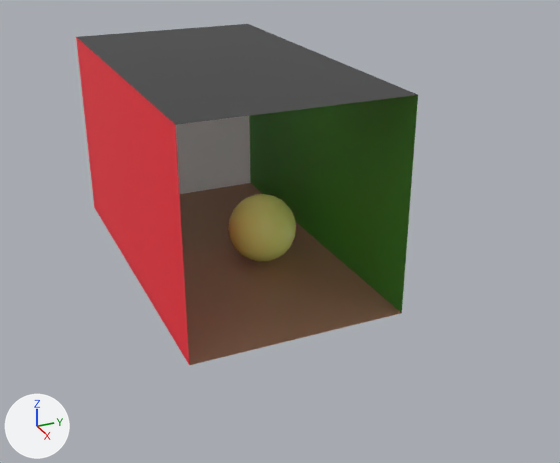
The OBJ model models/room.obj, before and after one commit.
Both versions are drawn from a 50 mm camera at (13.96, -5.05, 7.28) aimed at (1.26, 0.66, 0.93). Lighting does not change. The marker at lower left points along +X, +Y and +Z. Where no turn or scale is listed for an object, it has been applied to the vertices.

In view in the first picture: 'Cube.001_Cube.002', 'Cube.002_Cube.003', 'Cube.004_Cube.005', 'Cube.005_Cube.006', 'Cube_Cube.001', 'Icosphere'.
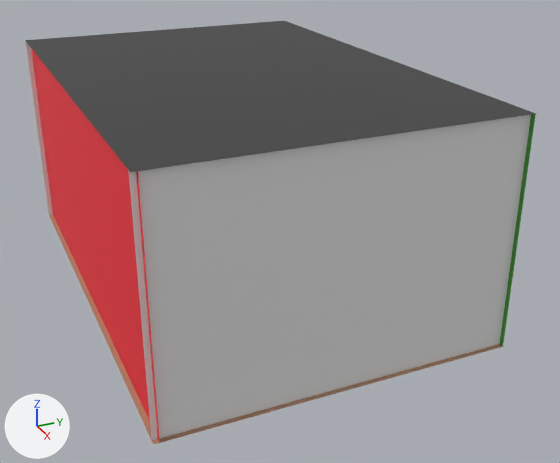
Pixel boxes [x1, y1, x2, y2] of what changed, in the pictures (560 x 463 px):
'Cube.005_Cube.001', added: after [128, 115, 531, 441]
'Cube.001_Cube.002', reshaped (50% wider, 49% taller): before [77, 24, 418, 125]; after [25, 21, 536, 172]
'Cube.002_Cube.003', reshaped (14% wider, 20% taller): before [76, 37, 189, 364]; after [31, 48, 160, 442]
'Cube.004_Cube.005', reshaped: before [249, 95, 418, 313]; after [500, 114, 536, 346]
'Cube.005_Cube.006', reshaped: before [176, 116, 251, 194]; after [26, 42, 53, 215]
'Cube_Cube.002', reshaped (not visible before): after [49, 214, 504, 445]
part 5 of me_cube_cube_001, deleted (brown): before [180, 183, 401, 365]
'Icosphere', unchanged, covered by the edit: before [228, 194, 296, 261]

Edits to the bpy script that builds the scene:
```text
Change me_cube_001_cube_002:
    where me_cube_001_cube_002.from_pydata(...)  # 4 vertices, 2 faces; spans x -3.65..3.65, y -2.03..2.03, z 4.08
    me_cube_001_cube_002 part 1
    me_cube_001_cube_002.vertices[0].co: (-3.65, 2.03, 4.08) -> (-3.7, 3.02, 4.08)  # pixel (247, 23) -> pixel (284, 20)
    me_cube_001_cube_002.vertices[1].co: (3.65, 2.03, 4.08) -> (5.3, 3.02, 4.08)  # pixel (418, 94) -> pixel (536, 113)
    me_cube_001_cube_002.vertices[2].co: (3.65, -2.03, 4.08) -> (5.3, -3.1, 4.08)  # pixel (175, 124) -> pixel (130, 172)
    me_cube_001_cube_002.vertices[3].co: (-3.65, -2.03, 4.08) -> (-3.7, -3.1, 4.08)  # pixel (76, 37) -> pixel (25, 40)
Change me_cube_002_cube_003:
    where me_cube_002_cube_003.from_pydata(...)  # 4 vertices, 2 faces; spans x -3.65..3.65, y -2.03, z 0.02..4.08
    me_cube_002_cube_003 part 2
    me_cube_002_cube_003.vertices[0].co: (3.65, -2.03, 4.08) -> (5.3, -3.01, 4.08)  # pixel (175, 124) -> pixel (137, 171)
    me_cube_002_cube_003.vertices[1].co: (3.65, -2.03, 0.02) -> (5.3, -3.01, 0.02)  # pixel (189, 365) -> pixel (159, 442)
    me_cube_002_cube_003.vertices[2].co: (-3.65, -2.03, 0.02) -> (-3.7, -3.01, 0.02)  # pixel (94, 207) -> not seen
    me_cube_002_cube_003.vertices[3].co: (-3.65, -2.03, 4.08) -> (-3.7, -3.01, 4.08)  # pixel (76, 37) -> pixel (29, 40)
Change me_cube_004_cube_005:
    where me_cube_004_cube_005.from_pydata(...)  # 4 vertices, 2 faces; spans x -3.65..3.65, y 2.03, z 0.02..4.08
    me_cube_004_cube_005 part 3
    me_cube_004_cube_005.vertices[0].co: (-3.65, 2.03, 4.08) -> (-3.7, 3.0, 4.08)  # pixel (247, 23) -> pixel (283, 20)
    me_cube_004_cube_005.vertices[1].co: (-3.65, 2.03, 0.02) -> (-3.7, 3.0, 0.02)  # pixel (250, 182) -> not seen
    me_cube_004_cube_005.vertices[2].co: (3.65, 2.03, 0.02) -> (5.3, 3.0, 0.02)  # pixel (401, 313) -> pixel (502, 346)
    me_cube_004_cube_005.vertices[3].co: (3.65, 2.03, 4.08) -> (5.3, 3.0, 4.08)  # pixel (418, 94) -> pixel (535, 113)
Change me_cube_005_cube_006:
    where me_cube_005_cube_006.from_pydata(...)  # 4 vertices, 2 faces; spans x -3.65, y -2.03..2.03, z 0.02..4.08
    me_cube_005_cube_006 part 4
    me_cube_005_cube_006.vertices[0].co: (-3.65, -2.03, 4.08) -> (-3.65, -3.1, 4.08)  # pixel (76, 37) -> pixel (25, 40)
    me_cube_005_cube_006.vertices[1].co: (-3.65, -2.03, 0.02) -> (-3.65, -3.1, 0.02)  # pixel (94, 207) -> pixel (48, 214)
    me_cube_005_cube_006.vertices[2].co: (-3.65, 2.03, 0.02) -> (-3.65, 3.02, 0.02)  # pixel (250, 182) -> not seen
    me_cube_005_cube_006.vertices[3].co: (-3.65, 2.03, 4.08) -> (-3.65, 3.02, 4.08)  # pixel (247, 23) -> pixel (285, 21)
Change me_cube_cube_001:
    where me_cube_cube_001.from_pydata(...)  # 4 vertices, 2 faces; spans x -3.65..3.65, y -2.03..2.03, z 0.02
    verts and faces of me_cube_cube_001; kept vertices keep their numbers, new ones are numbered from 4
    remove me_cube_cube_001.materials.append(mat_material_004)  # brown #af866a
    me_cube_cube_001 part 5
    add delete_vertices([*range(0, 4)])  # with the faces that use them
    add me_cube_cube_001.materials.append(mat_material_008)  # white #ffffff
Change me_cube_cube_002:
    where me_cube_cube_002.from_pydata(...)  # 8 vertices, 6 faces; spans x -0.76..0.76, y -0.76..0.76, z 3.85..4.08
    verts and faces of me_cube_cube_002; kept vertices keep their numbers, new ones are numbered from 8
    remove me_cube_cube_002.materials.append(mat_material_008)  # white #ffffff
    me_cube_cube_002 part 6
    add verts[8] = (5.3, 3.02, 0.02)  # pixel (503, 346)
    add verts[9] = (-3.7, 3.02, 0.02)
    add verts[10] = (-3.7, -3.1, 0.02)  # pixel (48, 214)
    add verts[11] = (5.3, -3.1, 0.02)  # pixel (153, 444)
    add faces += [(8, 9, 10), (8, 10, 11)]
    add me_cube_cube_002.materials.append(mat_material_004)  # brown #af866a
Add me_cube_005_cube_001:
    me_cube_005_cube_001.from_pydata([(5.21, 3.02, 4.08), (5.21, 3.02, 0.02), (5.21, -3.1, 0.02), (5.21, -3.1, 4.08)], [], [(0, 1, 2), (0, 2, 3)])
    me_cube_005_cube_001.materials.append(mat_material_005)  # white #e7e7e7
Add ob_cube_005_cube_001:
    ob_cube_005_cube_001 = bpy.data.objects.new('Cube.005_Cube.001', me_cube_005_cube_001)
    ob_cube_005_cube_001.location = (0.0, 0.0, 0.0)
```
